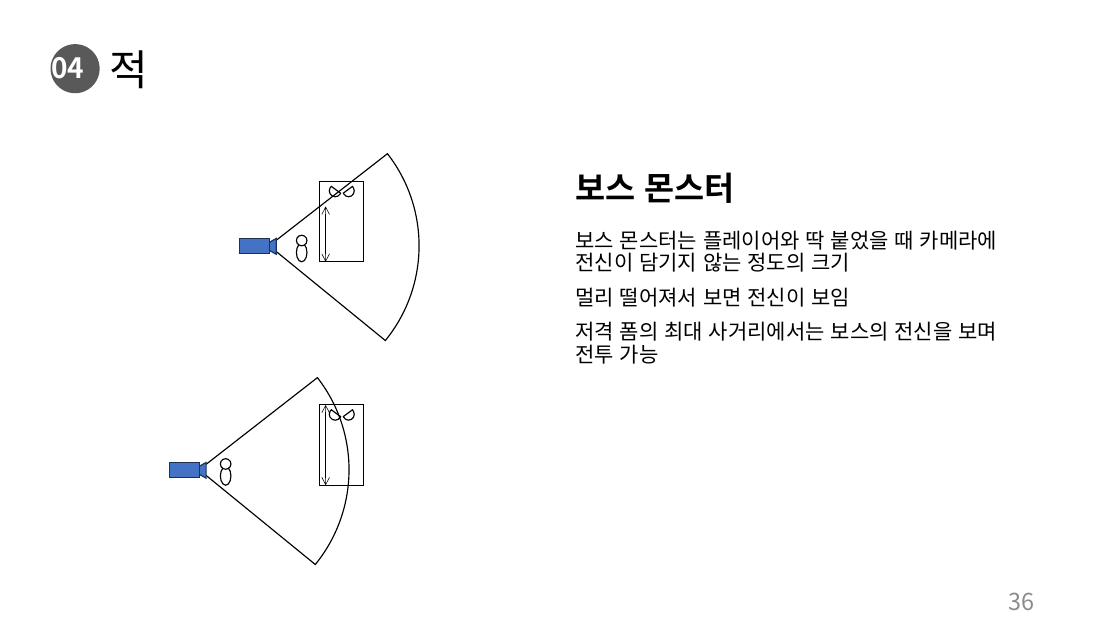
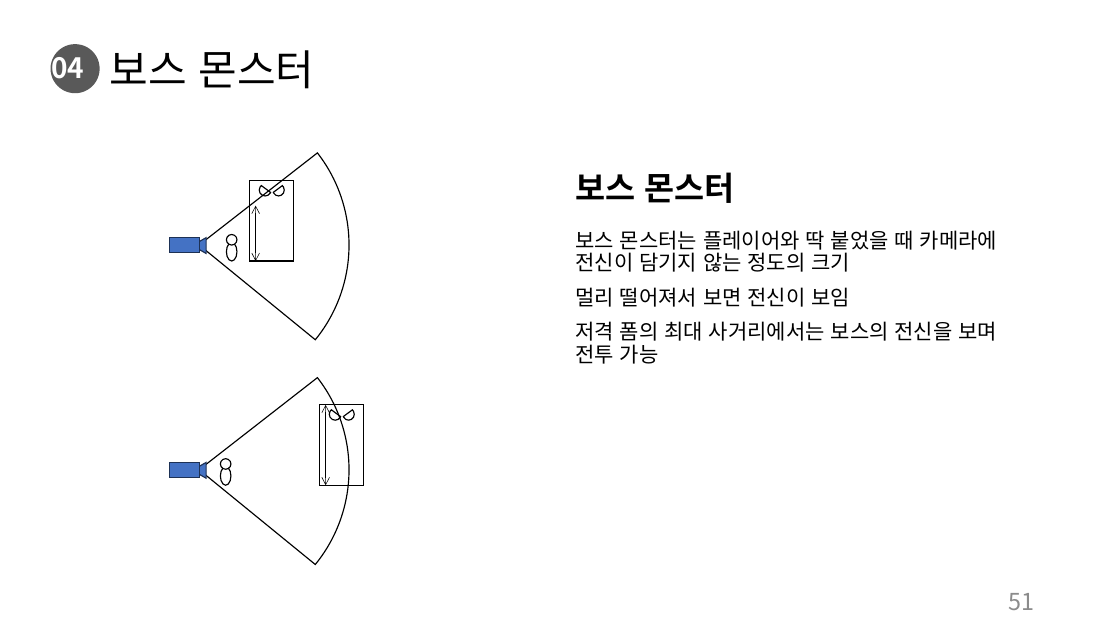
Before and after one commit to charobe/HDB, a slide deck: slide 51 of 조영욱/하자 드 바이오.pptx (slide 36 before the commit). Drawn at 1120x630 pixels with LibreOffice and Linux fonts; fonts in the diff are those of the drawing. Boxes give left, top, right and bottom in pixels: in the first picture for what was removed or moved away, otherwise in the second. Text is boxed around its words. In the diff, an @@ line names an element or a change of style, - is before the commit and + after.

```diff
--- a/조영욱/하자 드 바이오.pptx
+++ b/조영욱/하자 드 바이오.pptx
@@ title at [110, 50, 315, 89]: text changed @@
-적
+보스 몬스터
@@ 2 ellipses, 2 chord (boxed as its full ellipse)s, 2 rectangles, 1 pie slice (boxed as its full ellipse), 1 triangle, 1 double arrow: place and size @@
-2 ellipses, 2 chord (boxed as its full ellipse)s, 2 rectangles, 1 pie slice (boxed as its full ellipse), 1 triangle, 1 double arrow at [119, 96, 419, 396]
+2 ellipses, 2 chord (boxed as its full ellipse)s, 2 rectangles, 1 pie slice (boxed as its full ellipse), 1 triangle, 1 double arrow at [50, 95, 350, 395]
@@ page number at [1009, 593, 1035, 610]: text changed @@
-36
+51
```
Also in this commit, not shown: 3 other slides changed, 7 slides added.
